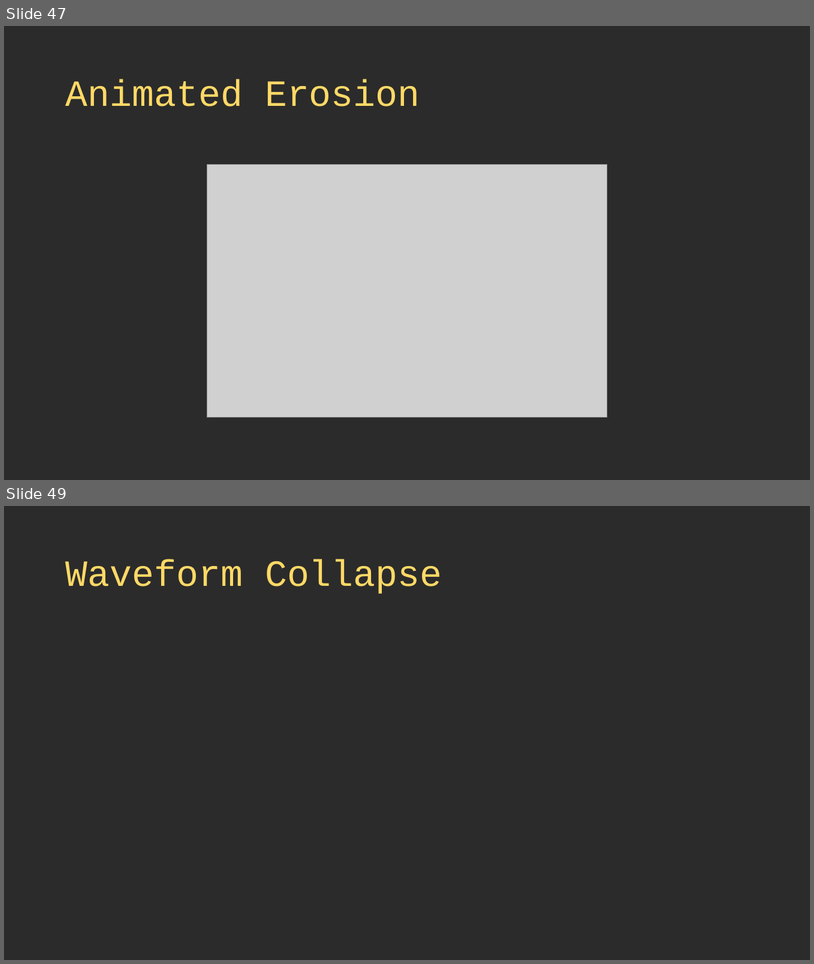
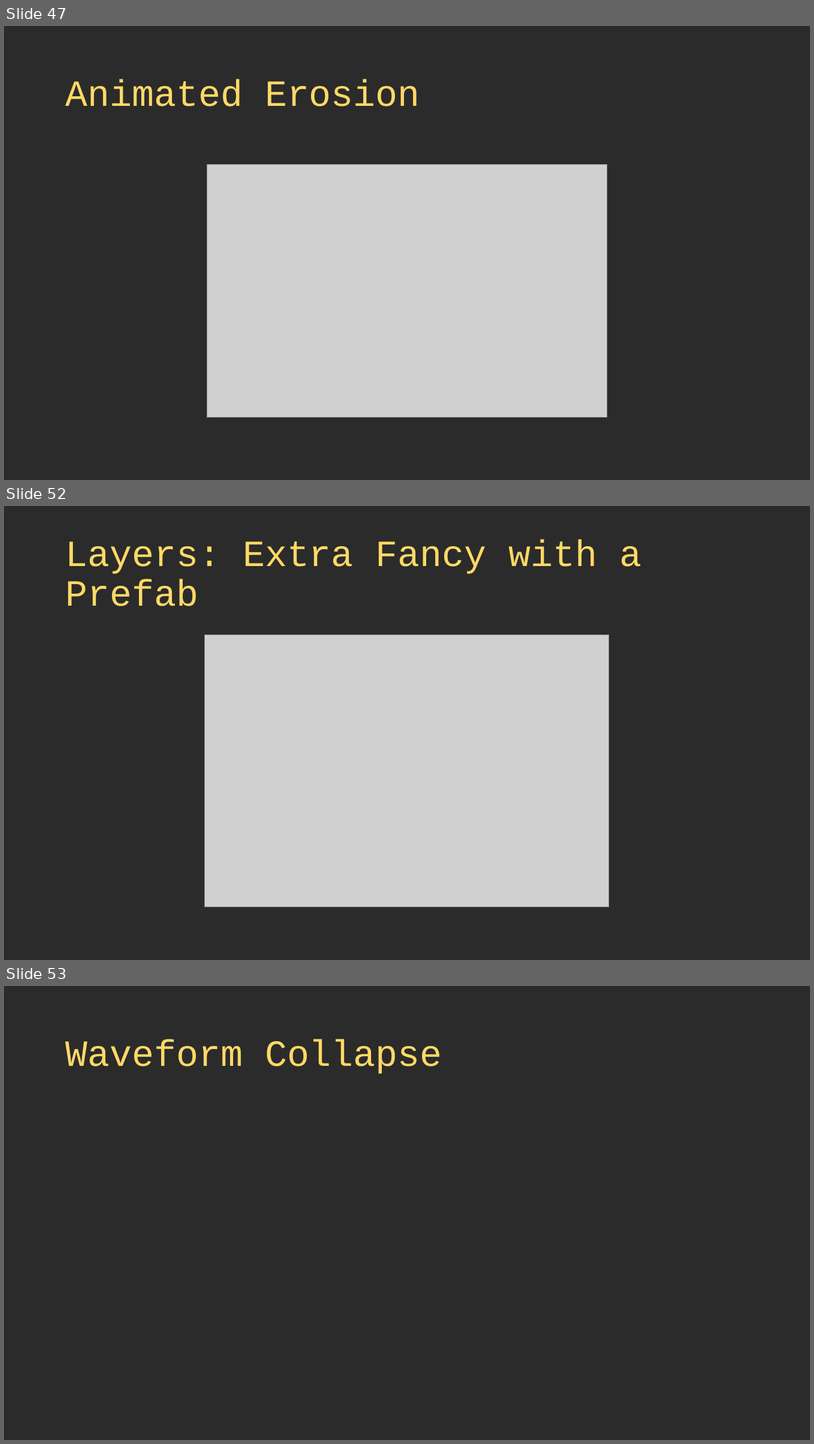
Before and after one commit to thebracket/roguelike-celebration-2020, a slide deck: Procedural Map Generation Techniques.pptx. Shown one above the other, each under a label of ours: slides 47 and 49 before the commit, slides 47, 52 and 53 after it; the slides between them are not shown. The pictures are 814x964 and 814x1444 pixels, drawn with LibreOffice and Linux fonts; fonts in the diff are those of the drawing; grey boxes stand for pictures; background and template pictures are left out; a plain dark background stands for a picture behind light text. Boxes give left, top, right and bottom in pixels: in the first picture for what was removed or moved away, otherwise in the second. Text is boxed around its words. In the diff, an @@ line names an element or a change of style, - is before the commit and + after.

Commit message:
Layer combinations.

```diff
--- a/Procedural Map Generation Techniques.pptx
+++ b/Procedural Map Generation Techniques.pptx
@@ slide 52 added at bbox=[4, 506, 810, 960], background picture (left out) @@
@@ title added at bbox=[65, 540, 642, 606], 44 pt, text #FFD966 @@
+Layers: Extra Fancy with a Prefab
@@ picture added at bbox=[205, 635, 609, 907] @@
@@ what was slide 49 is now slide 53 @@
```
Also in this commit, not shown: 1 slide changed, 3 other slides added, 4 other files.
